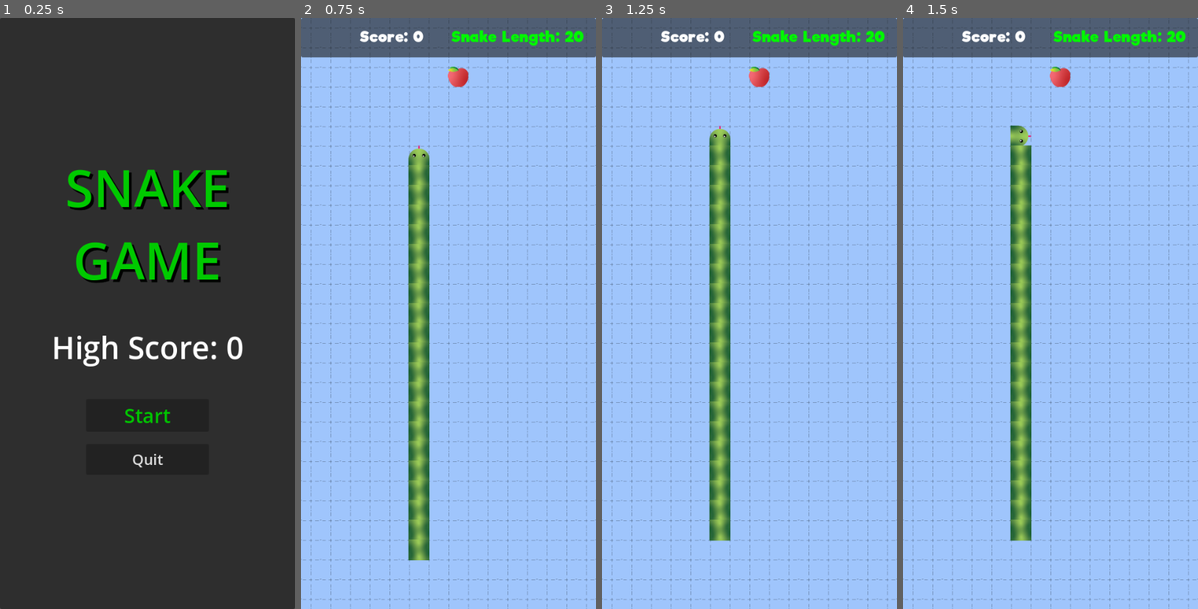
Above: before the commit, frames 1-4 (left to right).
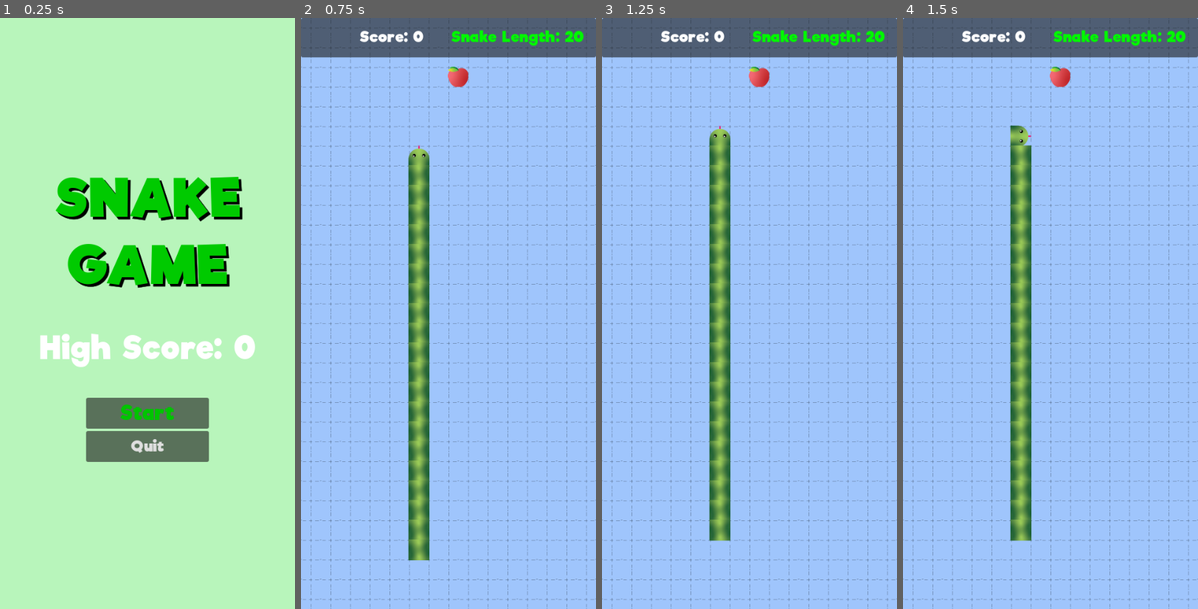
Above: after the commit, the same moments.

Repository: house-of-the-badger/ekanS
Game: Godot game, scene res://UI/start_screen_UI.tscn
Two runs of this game, one before a commit and one after it. Both use one fixed random seed, a clock stepped at 60 frames per second and the inputs below. Before the commit the project starts from res://menus/start_screen.tscn.
Inputs:
- Up to frame 1 (0.25 s): no input
- Up to frame 2 (0.75 s): click "Start" at 0.5 s
- Up to frame 3 (1.25 s): no input
- Up to frame 4 (1.5 s): hold Right (ui_right) from 1.28 s (still down)

The runs differ from the first frame. In frame 1, 98% of the frame differs, in the area x 0-100%, y 0-100%; in frame 2, nothing differs; in frame 3, nothing differs; in frame 4, nothing differs.

Commit message:
changes the main scene to startScene UI component; changes the bg of the startScene

Diff:
--- a/menus/Start_screen_UI.tscn
+++ b/UI/start_screen_UI.tscn
@@ -1,22 +1,13 @@
-[gd_scene load_steps=4 format=3 uid="uid://bhamyqskmhmif"]
+[gd_scene load_steps=4 format=3 uid="uid://clh5bf2hswqm3"]
 
-[ext_resource type="Script" path="res://menus/start_screen.gd" id="1_eh4rk"]
-[ext_resource type="FontFile" uid="uid://bgquwbyit1vjq" path="res://UI/fonts/Fontspring-DEMO-riffic-ultrabold.ttf" id="2_v4adb"]
+[ext_resource type="Script" path="res://menus/start_screen.gd" id="1_bam7w"]
+[ext_resource type="FontFile" uid="uid://bgquwbyit1vjq" path="res://UI/fonts/Fontspring-DEMO-riffic-ultrabold.ttf" id="2_6e7c1"]
 
 [sub_resource type="Theme" id="Theme_8unos"]
-default_font = ExtResource("2_v4adb")
+default_font = ExtResource("2_6e7c1")
 
 [node name="StartScreen" type="CanvasLayer"]
-script = ExtResource("1_eh4rk")
-
-[node name="ColorRect" type="ColorRect" parent="."]
-anchors_preset = 15
-anchor_right = 1.0
-anchor_bottom = 1.0
-grow_horizontal = 2
-grow_vertical = 2
-size_flags_vertical = 8
-color = Color(0.721569, 0.960784, 0.733333, 1)
+script = ExtResource("1_bam7w")
 
 [node name="Panel" type="Panel" parent="."]
 anchors_preset = 15
@@ -25,6 +16,16 @@
 grow_horizontal = 2
 grow_vertical = 2
 theme = SubResource("Theme_8unos")
+
+[node name="ColorRect" type="ColorRect" parent="Panel"]
+layout_mode = 1
+anchors_preset = 15
+anchor_right = 1.0
+anchor_bottom = 1.0
+grow_horizontal = 2
+grow_vertical = 2
+size_flags_vertical = 8
+color = Color(0.721569, 0.960784, 0.733333, 1)
 
 [node name="VBoxContainer" type="VBoxContainer" parent="Panel"]
 layout_mode = 1
--- a/gameplay/gameplay.gd
+++ b/gameplay/gameplay.gd
@@ -2,8 +2,9 @@
 
 signal decrease_snake_length
 
-const gameover_scene:PackedScene = preload("res://menus/game_over_UI.tscn")
-const pausemenu_scene:PackedScene =preload("res://menus/pause_menu_UI.tscn")
+const gameover_scene:PackedScene = preload("res://UI/game_over_UI.tscn")
+const pausemenu_scene:PackedScene = preload("res://UI/pause_menu_UI.tscn")
+const start_scene: PackedScene = preload("res://UI/start_screen_UI.tscn")
 var tail_scene:PackedScene = preload("res://gameplay/tail.tscn")
 
 @export var textures:Array[Texture]
--- a/project.godot
+++ b/project.godot
@@ -11,7 +11,7 @@
 [application]
 
 config/name="snake-test"
-run/main_scene="res://menus/start_screen.tscn"
+run/main_scene="res://UI/start_screen_UI.tscn"
 config/features=PackedStringArray("4.2", "Mobile")
 config/icon="res://icon.svg"
 
Not shown: 2 places in UI/game_over_UI.tscn that only renumber resources
Not shown: 1 places in UI/pause_menu_UI.tscn that only renumber resources
